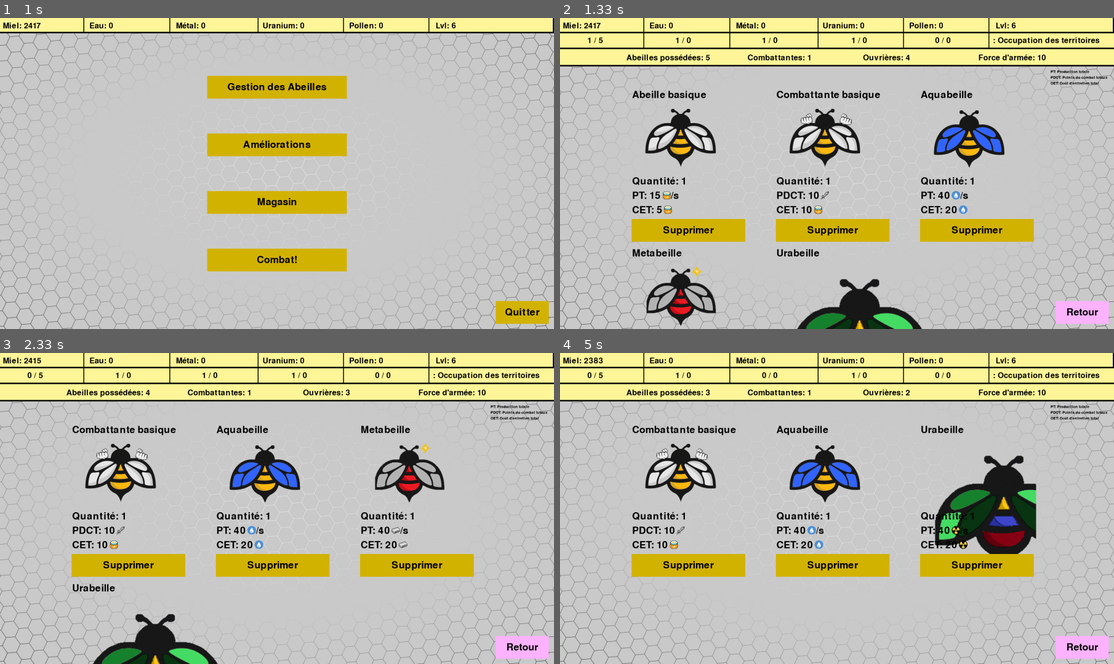
Above: before the commit, frames 1-4 (two rows, left to right).
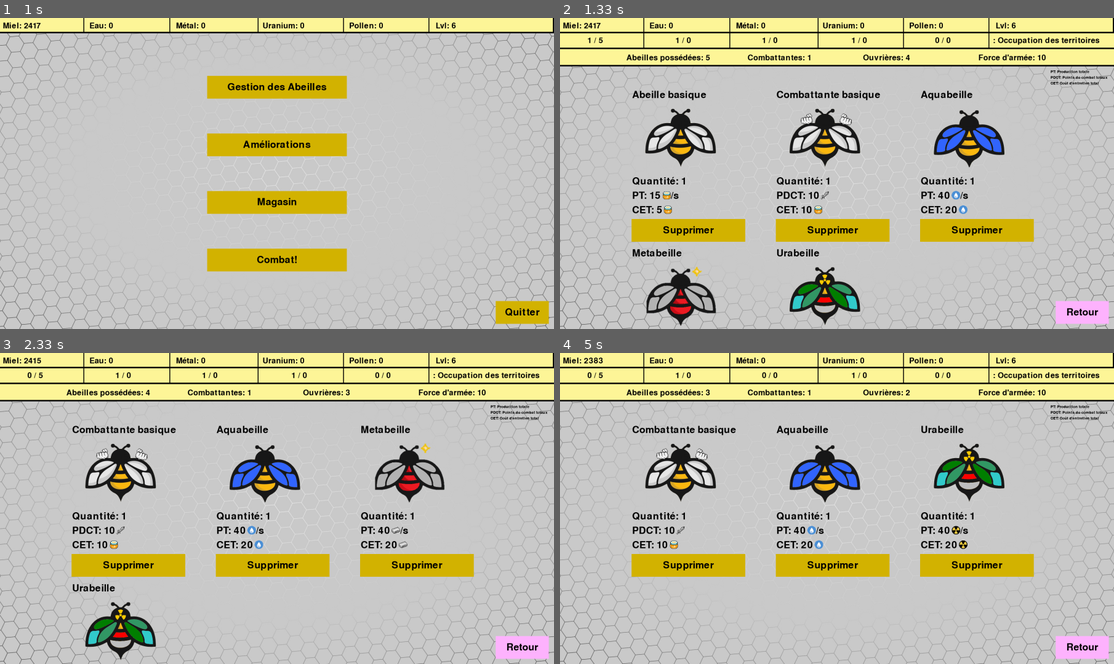
Above: after the commit, the same moments.

Repository: germainaubert/Bee-Intech
Game: pygame game, started from window.py
Two runs of this game, one before a commit and one after it. Both use one fixed random seed, a clock stepped at 60 frames per second and the inputs below.
Inputs (mouse positions are in pixels of both pictures, inside the frame that each line leads up to):
- Up to frame 1 (1 s): click (277, 61) at 0.38 s
- Up to frame 2 (1.33 s): click (837, 86) at 1.27 s
- Up to frame 3 (2.33 s): click (127, 564) at 2.15 s
- Up to frame 4 (5 s): move the mouse to (981, 558) at 4.63 s; click (981, 558) at 4.68 s

Frame 1 is identical in both runs. In frame 2, 2.6% of the frame differs, in the area x 41-66%, y 80-100%; in frame 3, 2.6%; in frame 4, 4.6%, in the area x 67-86%, y 29-65%.

Commit message:
Les sprites

Diff:
--- a/Shop.py
+++ b/Shop.py
@@ -9,12 +9,18 @@
 	def __init__(self):
 
 		# liste des abeilles dans le shop
-		self._bees = [worker_bee('Abeille basique', 10, 'worker', [10,"honey"], 1, "./Images/bees/basic_bee.png", 20, "honey", None),
-		fighter_bee('Combattante basique', 10, 'fighter', [10,"honey"], 1, "./Images/bees/punch.png",  10),
+		self._bees = [worker_bee('Abeille', 10, 'worker', [10,"honey"], 1, "./Images/bees/basic_bee.png", 20, "honey", None),
+		fighter_bee('Cogneur', 10, 'fighter', [10,"honey"], 1, "./Images/bees/punch.png",  10),
 		fighter_bee('Epéiste', 20, 'fighter', [10,"honey"], 1, "./Images/bees/sword.png",  3000),
 		worker_bee('Aquabeille', 20, 'worker', [10,"water"], 1, "./Images/bees/water.png",  40 , "water", None),
+		fighter_bee('Tridento', 20, 'fighter', [10,"honey"], 1, "./Images/bees/trident.png",  3000),
+		fighter_bee('Pistoleto', 20, 'fighter', [10,"honey"], 1, "./Images/bees/pistol.png",  3000),
 		worker_bee('Metabeille', 20, 'worker', [10,"metal"], 1, "./Images/bees/metal.png",  40 , "metal", None),
+		fighter_bee('Panpan', 20, 'fighter', [10,"honey"], 1, "./Images/bees/BIMBOUM.png",  3000),
+		fighter_bee('Cutter', 20, 'fighter', [10,"honey"], 1, "./Images/bees/lamesl.png",  3000),
 		worker_bee('Urabeille', 20, 'worker', [10,"uranium"], 1, "./Images/bees/uranium.png",  40 , "uranium", None),
+		fighter_bee('TireurTueur', 20, 'fighter', [10,"honey"], 1, "./Images/bees/missile.png",  3000),
+		fighter_bee('BeeWalker', 20, 'fighter', [10,"honey"], 1, "./Images/bees/BeeWalker.png",  3000),
 		]
 #fighter_bee('fighter', 20, 'fighter', [20,"honey"], 1, "./Images/diobrando.jpg", 20)
 		# liste des upgrades dans le shop
Binary file added: Images/bees/BIMBOUM.png
Binary file added: Images/bees/BeeWalker.png
Binary file added: Images/bees/lamesl.png
Binary file added: Images/bees/missile.png
Binary file added: Images/bees/pistol.png
Binary file added: Images/bees/trident.png
Binary file changed: Images/bees/uranium.png
